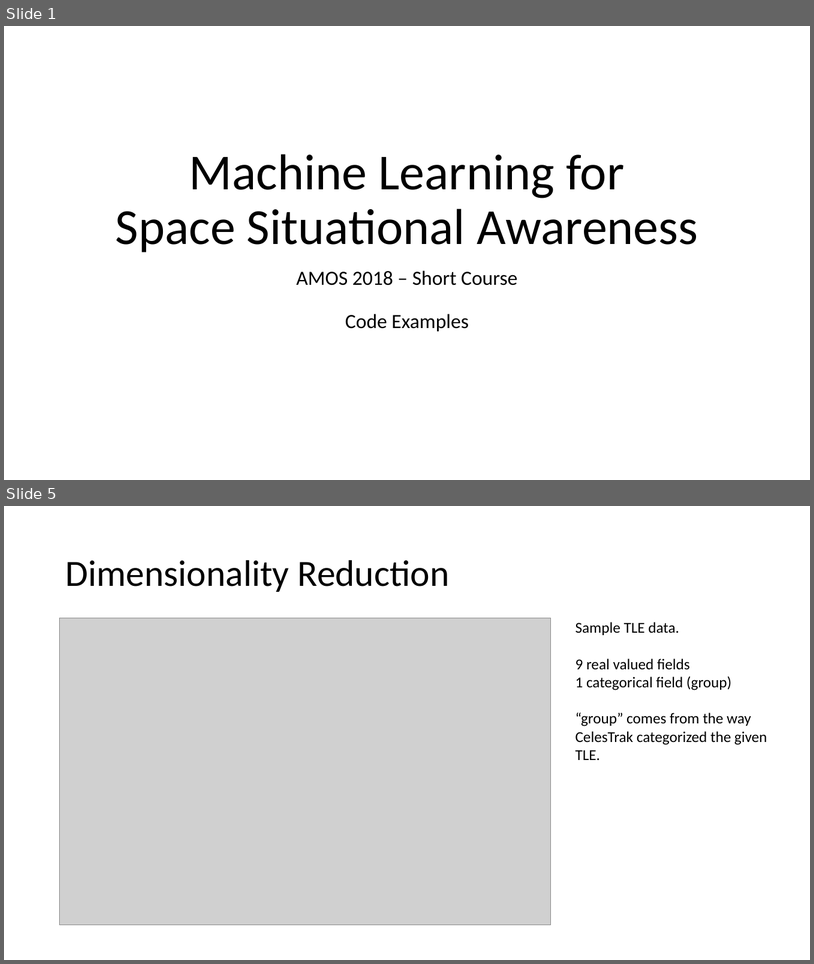
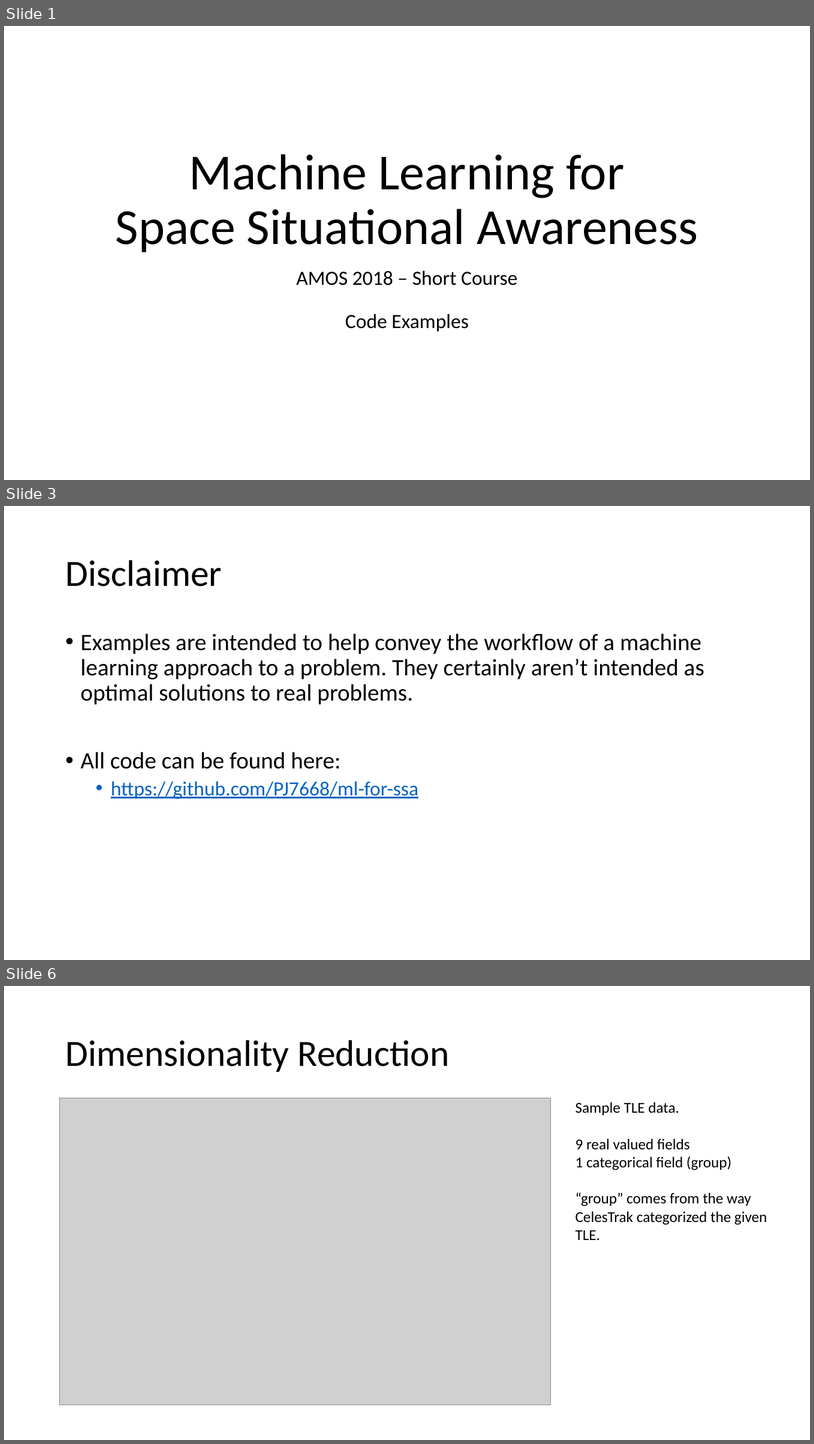
Before and after one commit to PJ7668/ml-for-ssa, a slide deck: ML4SSA.pptx. Shown one above the other, each under a label of ours: slides 1 and 5 before the commit, slides 1, 3 and 6 after it; the slides between them are not shown. The pictures are 814x964 and 814x1444 pixels, drawn with LibreOffice and Linux fonts; fonts in the diff are those of the drawing; grey boxes stand for pictures. Boxes give left, top, right and bottom in pixels: in the first picture for what was removed or moved away, otherwise in the second. Text is boxed around its words. In the diff, an @@ line names an element or a change of style, - is before the commit and + after.

```diff
--- a/ML4SSA.pptx
+++ b/ML4SSA.pptx
@@ slide 3 added at [4, 506, 810, 960], background #FFFFFF @@
@@ title added at [65, 560, 222, 586], 44 pt, text #000000 @@
+Disclaimer
@@ text added at [81, 633, 705, 799], 28 pt, text #000000 @@
+• Examples are intended to help convey the workflow of a machine learning approach to a problem. They certainly aren’t intended as optimal solutions to real problems.
+• All code can be found here:
+  • https://github.com/PJ7668/ml-for-ssa
@@ what was slide 5 is now slide 6 @@
```
Also in this commit, not shown: 5 slides changed, 1 other slide added, 2 other files.
